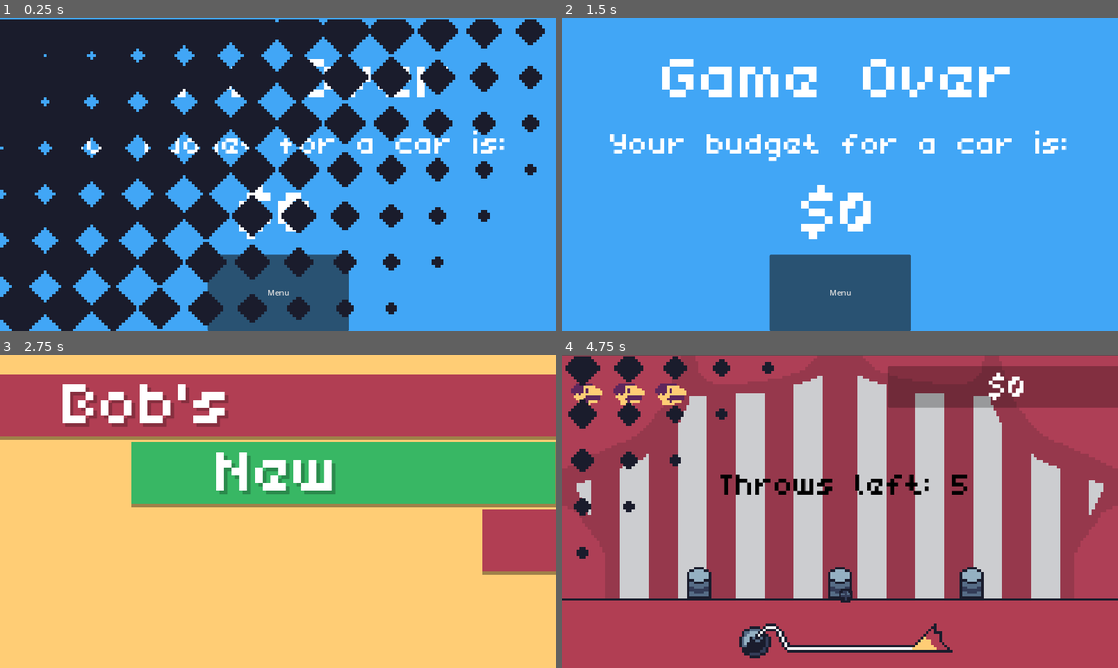
Above: before the commit, frames 1-4 (two rows, left to right).
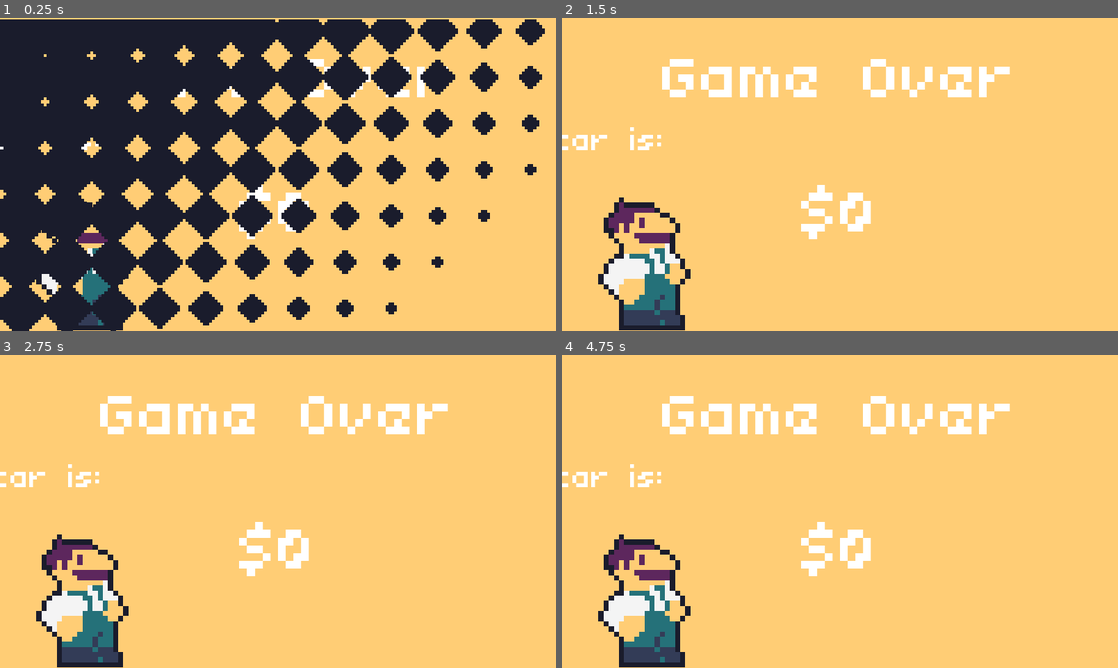
Above: after the commit, the same moments.

Repository: OfficialChaser/Mini-Jam-161
Game: Godot game, scene res://Scenes/game_over.tscn
The game is run twice, just before and just after one commit, with the same random seed, the same clock (stepped at 60 frames per second) and the same inputs. This scene is started directly instead of the project's main scene.
Inputs (mouse positions are in pixels of both pictures, inside the frame that each line leads up to):
- Up to frame 1 (0.25 s): no input
- Up to frame 2 (1.5 s): tap Enter (ui_accept) at 0.5, 0.77, 1.25 s; move the mouse to (962, 158) at 0.52 s; press the mouse at (962, 158) at 0.53 s; hold Right (ui_right) from 0.53 s (still down); move the mouse to (728, 190) at 1.27 s; release the mouse at (728, 190) at 1.28 s; click (728, 190) at 1.35 s
- Up to frame 3 (2.75 s): tap Enter (ui_accept) at 1.52 s; release Right (ui_right) at 2 s; click (278, 630) at 2 s, where only the run before the commit has a clickable "Menu"
- Up to frame 4 (4.75 s): move the mouse to (895, 442) at 2.77 s; press the mouse at (895, 442) at 2.78 s; hold Left (ui_left) 2.78-3.53 s; tap Enter (ui_accept) at 3.5, 3.77 s; move the mouse to (812, 574) at 3.52 s; release the mouse at (812, 574) at 3.53 s; hold Right (ui_right) 3.53-4.25 s; click (812, 574) at 3.6 s; click (840, 617) at 4.25 s, where only the run before the commit has a clickable "Play"

The runs differ from the first frame. In frame 1, 50% of the frame differs, in the area x 0-100%, y 0-100%; in frame 2, 97%; in frame 3, 44%; in frame 4, 99%.

Commit message:
Gameoverscreen

Diff:
--- a/Scenes/game_over.tscn
+++ b/Scenes/game_over.tscn
@@ -1,7 +1,108 @@
-[gd_scene load_steps=3 format=3 uid="uid://bfek27pibqfhg"]
+[gd_scene load_steps=16 format=3 uid="uid://bfek27pibqfhg"]
 
 [ext_resource type="FontFile" uid="uid://bll85hvug6nbe" path="res://Assets/monobit.ttf" id="1_3y2o7"]
 [ext_resource type="Script" path="res://Scripts/game_over.gd" id="1_ydav1"]
+[ext_resource type="Texture2D" uid="uid://jkt81wwurq5p" path="res://Assets/bob-outlined/bob-sheet.png" id="3_qxafo"]
+
+[sub_resource type="AtlasTexture" id="AtlasTexture_rqr6y"]
+atlas = ExtResource("3_qxafo")
+region = Rect2(0, 0, 32, 32)
+
+[sub_resource type="AtlasTexture" id="AtlasTexture_1yw5l"]
+atlas = ExtResource("3_qxafo")
+region = Rect2(96, 0, 32, 32)
+
+[sub_resource type="AtlasTexture" id="AtlasTexture_dqu2n"]
+atlas = ExtResource("3_qxafo")
+region = Rect2(128, 0, 32, 32)
+
+[sub_resource type="AtlasTexture" id="AtlasTexture_1n0i5"]
+atlas = ExtResource("3_qxafo")
+region = Rect2(160, 0, 32, 32)
+
+[sub_resource type="AtlasTexture" id="AtlasTexture_ubsus"]
+atlas = ExtResource("3_qxafo")
+region = Rect2(192, 0, 32, 32)
+
+[sub_resource type="AtlasTexture" id="AtlasTexture_dh7ve"]
+atlas = ExtResource("3_qxafo")
+region = Rect2(224, 0, 32, 32)
+
+[sub_resource type="AtlasTexture" id="AtlasTexture_ng5o8"]
+atlas = ExtResource("3_qxafo")
+region = Rect2(256, 0, 32, 32)
+
+[sub_resource type="AtlasTexture" id="AtlasTexture_08p48"]
+atlas = ExtResource("3_qxafo")
+region = Rect2(288, 0, 32, 32)
+
+[sub_resource type="AtlasTexture" id="AtlasTexture_kexnl"]
+atlas = ExtResource("3_qxafo")
+region = Rect2(320, 0, 32, 32)
+
+[sub_resource type="AtlasTexture" id="AtlasTexture_0unwf"]
+atlas = ExtResource("3_qxafo")
+region = Rect2(32, 0, 32, 32)
+
+[sub_resource type="AtlasTexture" id="AtlasTexture_320li"]
+atlas = ExtResource("3_qxafo")
+region = Rect2(64, 0, 32, 32)
+
+[sub_resource type="SpriteFrames" id="SpriteFrames_kq6nj"]
+animations = [{
+"frames": [{
+"duration": 1.0,
+"texture": SubResource("AtlasTexture_rqr6y")
+}],
+"loop": true,
+"name": &"default",
+"speed": 10.0
+}, {
+"frames": [{
+"duration": 1.0,
+"texture": SubResource("AtlasTexture_1yw5l")
+}, {
+"duration": 5.0,
+"texture": SubResource("AtlasTexture_dqu2n")
+}, {
+"duration": 1.0,
+"texture": SubResource("AtlasTexture_1n0i5")
+}, {
+"duration": 5.0,
+"texture": SubResource("AtlasTexture_ubsus")
+}],
+"loop": true,
+"name": &"idle",
+"speed": 10.0
+}, {
+"frames": [{
+"duration": 1.0,
+"texture": SubResource("AtlasTexture_dh7ve")
+}, {
+"duration": 1.0,
+"texture": SubResource("AtlasTexture_ng5o8")
+}, {
+"duration": 1.0,
+"texture": SubResource("AtlasTexture_08p48")
+}, {
+"duration": 1.0,
+"texture": SubResource("AtlasTexture_kexnl")
+}],
+"loop": true,
+"name": &"run",
+"speed": 7.0
+}, {
+"frames": [{
+"duration": 1.0,
+"texture": SubResource("AtlasTexture_0unwf")
+}, {
+"duration": 1.0,
+"texture": SubResource("AtlasTexture_320li")
+}],
+"loop": true,
+"name": &"weep",
+"speed": 10.0
+}]
 
 [node name="GameOver" type="Control"]
 layout_mode = 3
@@ -20,9 +121,10 @@
 anchor_bottom = 1.0
 grow_horizontal = 2
 grow_vertical = 2
-color = Color(0.254902, 0.65098, 0.964706, 1)
+color = Color(1, 0.803922, 0.458824, 1)
 
 [node name="Label" type="Label" parent="."]
+layout_mode = 0
 offset_top = -57.0
 offset_right = 1152.0
 offset_bottom = 265.0
@@ -33,9 +135,11 @@
 vertical_alignment = 1
 
 [node name="Label2" type="Label" parent="."]
-offset_top = 90.0
-offset_right = 1152.0
-offset_bottom = 412.0
+layout_mode = 0
+offset_left = -839.0
+offset_top = 83.0
+offset_right = 313.0
+offset_bottom = 405.0
 theme_override_fonts/font = ExtResource("1_3y2o7")
 theme_override_font_sizes/font_size = 128
 text = "Your budget for a car is:"
@@ -44,6 +148,7 @@
 autowrap_mode = 3
 
 [node name="MoneyLabel" type="Label" parent="."]
+layout_mode = 0
 offset_left = 144.0
 offset_top = 271.0
 offset_right = 1008.0
@@ -56,6 +161,7 @@
 autowrap_mode = 3
 
 [node name="MenuButton" type="Button" parent="."]
+visible = false
 layout_mode = 1
 anchors_preset = 7
 anchor_left = 0.5
@@ -69,4 +175,14 @@
 grow_vertical = 0
 text = "Menu"
 
+[node name="AnimatedSprite2D" type="AnimatedSprite2D" parent="."]
+position = Vector2(170.75, 477.25)
+scale = Vector2(10.5781, 10.5781)
+sprite_frames = SubResource("SpriteFrames_kq6nj")
+animation = &"idle"
+frame_progress = 0.965006
+
+[node name="AnimationPlayer" type="AnimationPlayer" parent="AnimatedSprite2D"]
+root_node = NodePath("../..")
+
 [connection signal="pressed" from="MenuButton" to="." method="_on_menu_button_pressed"]
--- a/Scripts/game_over.gd
+++ b/Scripts/game_over.gd
@@ -1,7 +1,13 @@
 extends Control
+@onready var bobAnim = $AnimatedSprite2D
+@export var sadThresh:int
 
 func ready():
 	Global.clicking_enabled = true
+	if(Global.money < sadThresh):
+		bobAnim.play("weep")
+	else:
+		bobAnim.play("idle")
 
 func _process(_delta):
 	Engine.time_scale = 1
Binary file added: Assets/bob-outlined/bob-sheet.png
Not shown, added: Assets/bob-outlined/bob-sheet.png.import
